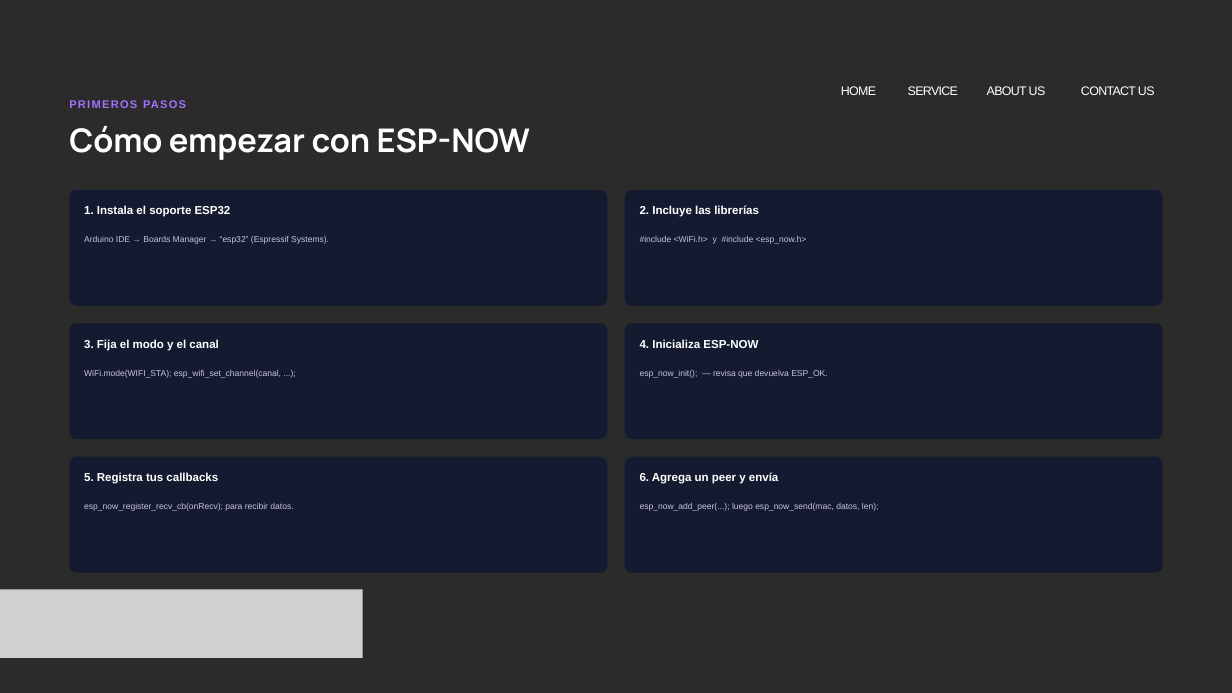
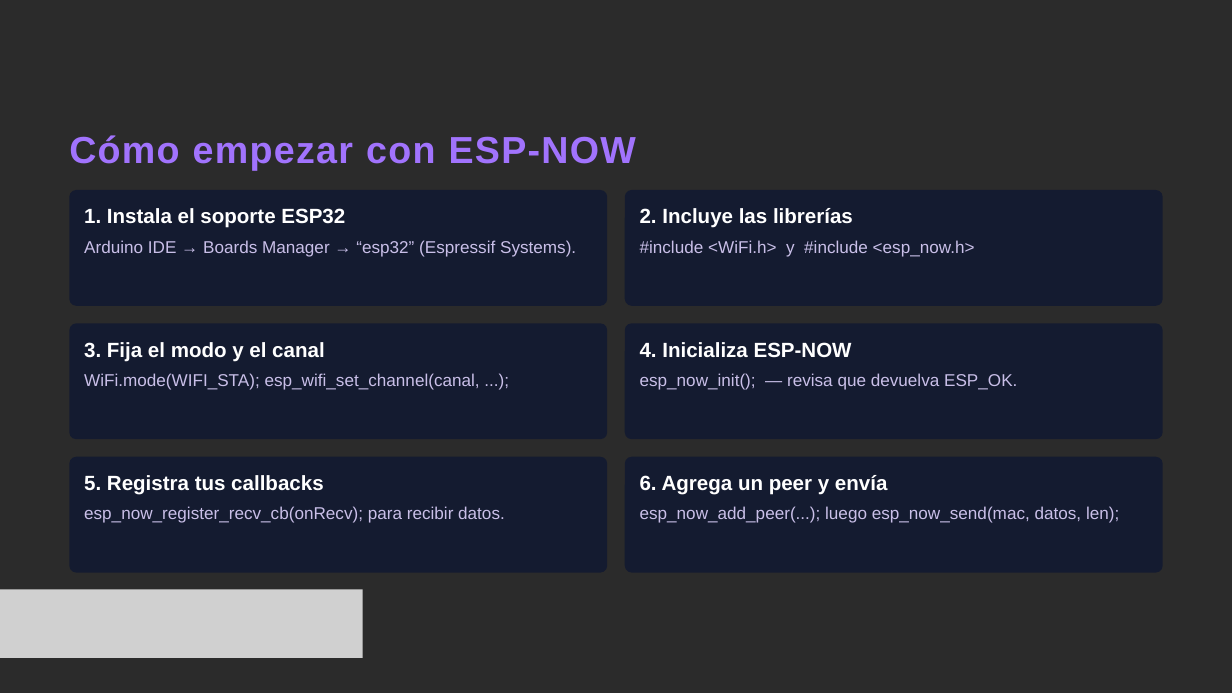
Before and after one commit to PabloJLM/ESPNOW-en-accion, a slide deck: slide 13 of Presentacion ESP NOW.pptx (slide 10 before the commit). Drawn at 1232x693 pixels with LibreOffice and Linux fonts; fonts in the diff are those of the drawing; grey boxes stand for pictures; background and template pictures are left out; a plain dark background stands for a picture behind light text. Boxes give left, top, right and bottom in pixels: in the first picture for what was removed or moved away, otherwise in the second. Text is boxed around its words. In the diff, an @@ line names an element or a change of style, - is before the commit and + after.

```diff
--- a/Presentacion ESP NOW.pptx
+++ b/Presentacion ESP NOW.pptx
@@ text removed at (841,86,876,95) @@
-  HOME
@@ text removed at (908,86,958,95) @@
-  SERVICE
@@ text removed at (987,86,1046,95) @@
-  ABOUT US
@@ text removed at (1081,86,1155,95) @@
-  CONTACT US
@@ text removed at (69,98,675,115) @@
-PRIMEROS PASOS
@@ text "Cómo empezar con ESP-NOW" at (69,135,636,171): size 38 to 44 pt, font Manrope to Arial, text colour #FFFFFF to #A173FD, letter spacing 0 to 1.5 pt @@
@@ size 13.5 to 24 pt in 6 elements at (84,208,345,228), (640,208,853,228), (84,342,324,362), (640,342,852,358), (84,475,323,495), (640,475,887,495) @@
@@ size 10 to 20 pt in 6 elements at (84,240,576,257), (640,240,975,257), (84,373,480,390), (640,373,1017,390), (84,506,505,523), (640,506,1119,523) @@
```
Also in this commit, not shown: 12 other slides changed, 5 slides added, 4 slides removed, 1 other file.
